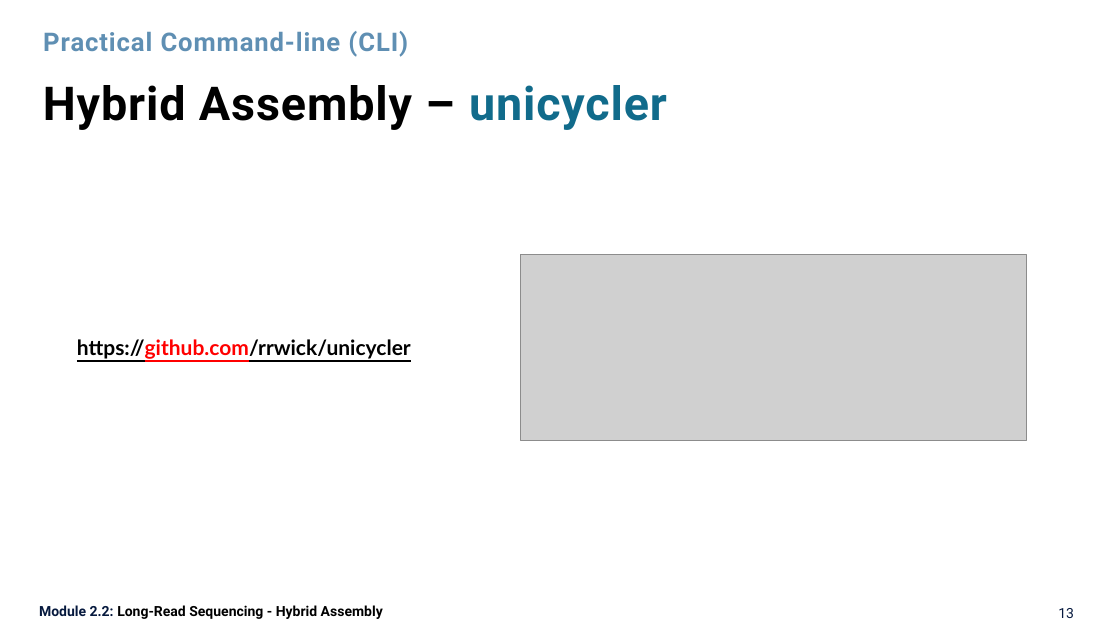
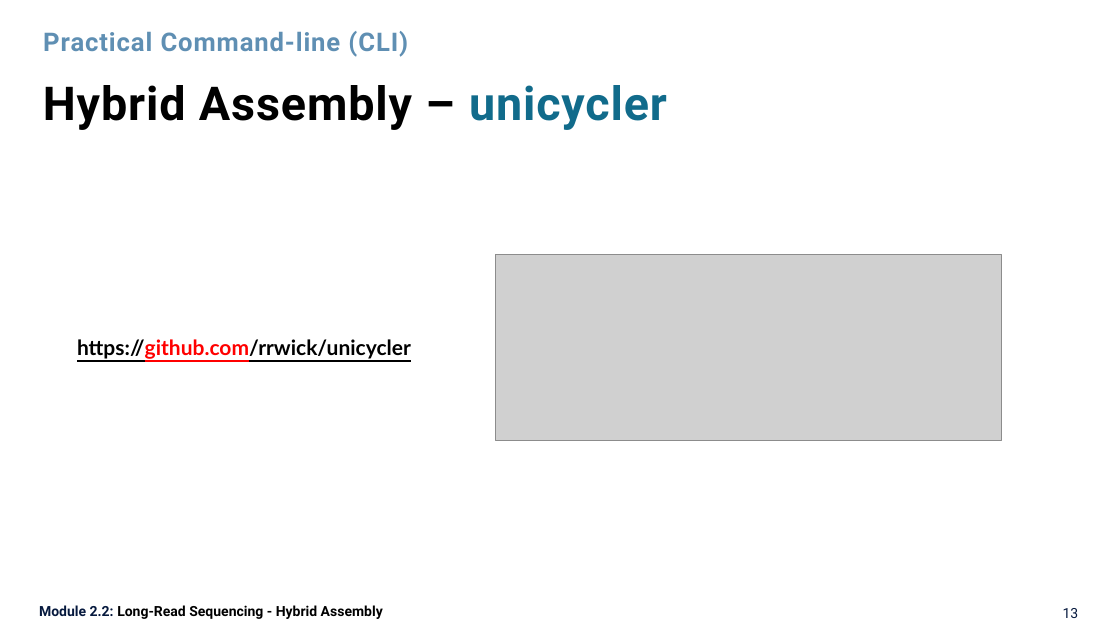
Before and after one commit to quynhnpn-oucru/MicroGen-2026, a slide deck: slide 13 of day-2_quynhnpn/instructions/presentations/microgen2026_hybridassembly_quynhnpn.pptx. Drawn at 1120x630 pixels with LibreOffice and Linux fonts; fonts in the diff are those of the drawing; grey boxes stand for pictures. Boxes give left, top, right and bottom in pixels: in the first picture for what was removed or moved away, otherwise in the second. Text is boxed around its words. In the diff, an @@ line names an element or a change of style, - is before the commit and + after.

```diff
--- a/day-2_quynhnpn/instructions/presentations/microgen2026_hybridassembly_quynhnpn.pptx
+++ b/day-2_quynhnpn/instructions/presentations/microgen2026_hybridassembly_quynhnpn.pptx
@@ picture: place and size @@
-picture at [520, 255, 1026, 440]
+picture at [496, 255, 1002, 440]
@@ page number: place and size @@
-page number at [1058, 608, 1074, 618]
+page number at [1063, 608, 1079, 618]
```
Also in this commit, not shown: 14 other slides changed, 2 slides added, 2 slides removed, 1 other file.
